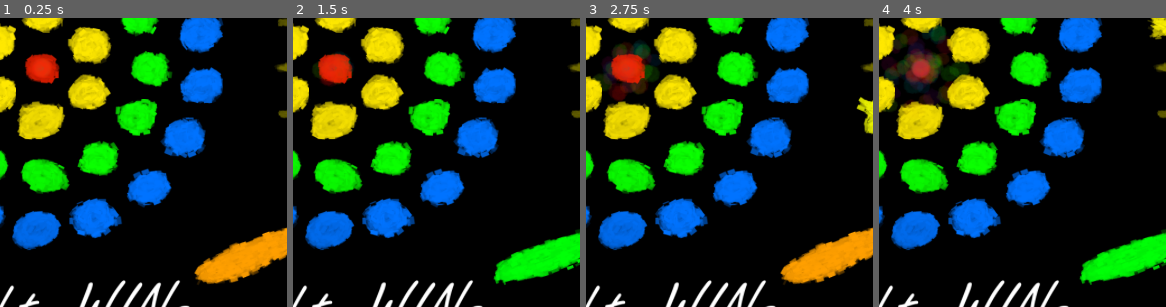
Above: before the commit, frames 1-4 (left to right).
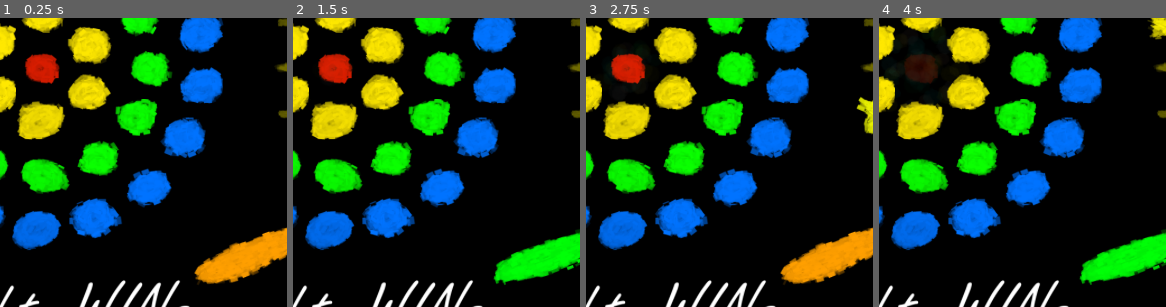
Above: after the commit, the same moments.

Repository: Sarvarian/Nimatron2021
Game: Godot game, scene res://main.tscn
Same seed, same stepped clock (60 frames per second), same inputs: the game is played once before the commit and once after it.
Inputs (mouse positions are % of the whole screen's width and height, from its top left):
- Up to frame 1 (0.25 s): no input
- Up to frame 2 (1.5 s): click (88, 83) at 0.5 s; tap Enter at 1.25 s; move the mouse to (73, 44) at 1.27 s; hold 0 (hue_shift_right) from 1.28 s (still down); hold - (sub) from 1.28 s (still down); click (73, 44) at 1.42 s
- Up to frame 3 (2.75 s): tap Space at 2 s; move the mouse to (29, 55) at 2.02 s; release 0 (hue_shift_right) at 2.03 s; release - (sub) at 2.03 s; hold 9 (hue_shift_left) from 2.03 s (still down); tap = (add) at 2.1 s; tap - (sub) at 2.3 s
- Up to frame 4 (4 s): move the mouse to (60, 27) at 2.77 s; release 9 (hue_shift_left) at 2.78 s; hold - (sub) 2.78-3.53 s; hold 0 (hue_shift_right) from 2.78 s (still down); tap 4 (four) at 2.85 s; move the mouse to (45, 70) at 3.52 s; tap 1 (one) at 3.6 s; click (45, 70) at 3.67 s; tap - (sub) at 3.8 s
The pictures show only the part of the screen within x 42-92%, y 41-91%; the shares and areas given below are measured in that part.

The runs differ from the first frame. In frame 1, 0.2% of the frame differs, in the area x 12-18%, y 15-21%; in frame 2, 0.2%; in frame 3, 1.6%; in frame 4, 2.8%, in the area x 2-32%, y 2-32%.

Commit message:
tweaking particles color

Diff:
--- a/Particles2DRoot.tscn
+++ b/Particles2DRoot.tscn
@@ -1,6 +1,10 @@
-[gd_scene load_steps=2 format=2]
+[gd_scene load_steps=3 format=2]
 
 [ext_resource path="res://z1939_nimatron/assets/art/white_flower.tres" type="Texture" id=1]
+
+[sub_resource type="Gradient" id=1]
+offsets = PoolRealArray( 0, 0.16156, 0.252159, 1 )
+colors = PoolColorArray( 1, 1, 1, 0, 1, 1, 1, 0.2, 1, 1, 1, 0.5, 1, 1, 1, 1 )
 
 [node name="Particles2DRoot" type="Node2D"]
 __meta__ = {
@@ -20,7 +24,7 @@
 orbit_velocity = 0.1
 scale_amount = 1.5
 scale_amount_random = 1.0
-color = Color( 1, 0, 0, 0.196078 )
+color_ramp = SubResource( 1 )
 hue_variation = 0.35
 hue_variation_random = 1.0
 __meta__ = {
